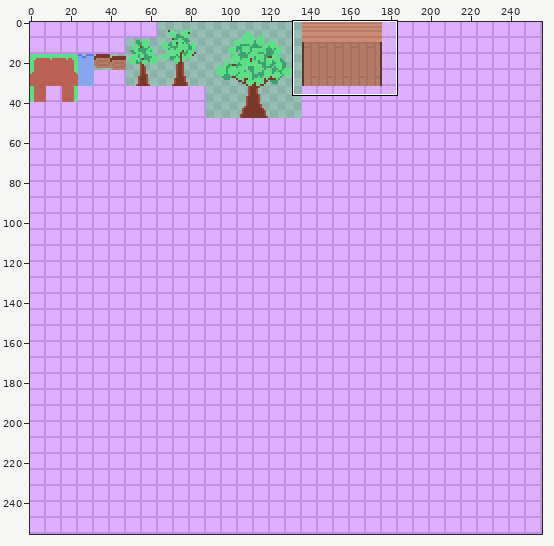
Sprite sheet -- assets.png. Above: a wide view before the commit, with the close-up outlined.
Close-up. Old version:
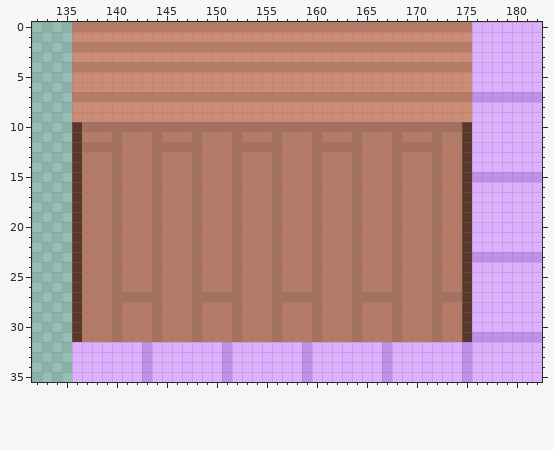
The file is 256x256 pixels. Colours within 5 levels of each other are drawn and written as one. Shown: x 132..182, y 0..35.
Now the later version:
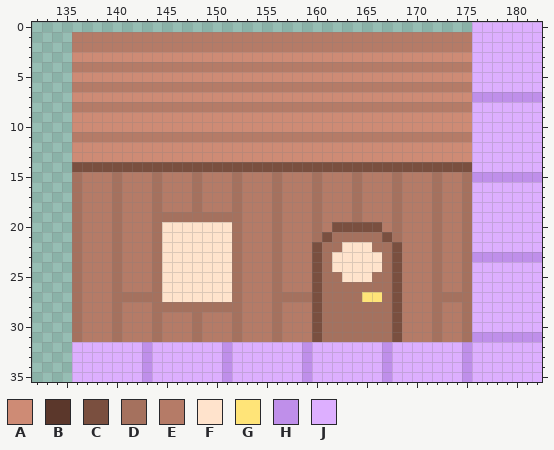
Palette (. is transparent): A #ce8b75  B #5b372b  C #7a4f3f  D #a5715e  E #b57b67  F #ffe3cc  G #ffe478  H #bf8fea  J #ddafff
Edits made:
y 0: x 136..175 EEEEEEEEEEEEEEEEEEEEEEEEEEEEEEEEEEEEEEEE -> ........................................
y 1: x 136..175 AAAAAAAAAAAAAAAAAAAAAAAAAAAAAAAAAAAAAAAA -> EEEEEEEEEEEEEEEEEEEEEEEEEEEEEEEEEEEEEEEE
y 6: x 136..175 AAAAAAAAAAAAAAAAAAAAAAAAAAAAAAAAAAAAAAAA -> EEEEEEEEEEEEEEEEEEEEEEEEEEEEEEEEEEEEEEEE
y 7: x 136..175 EEEEEEEEEEEEEEEEEEEEEEEEEEEEEEEEEEEEEEEE -> AAAAAAAAAAAAAAAAAAAAAAAAAAAAAAAAAAAAAAAA
y 8: x 136..175 AAAAAAAAAAAAAAAAAAAAAAAAAAAAAAAAAAAAAAAA -> EEEEEEEEEEEEEEEEEEEEEEEEEEEEEEEEEEEEEEEE
y 10: x 136..175 BDDDDDDDDDDDDDDDDDDDDDDDDDDDDDDDDDDDDDDB -> AAAAAAAAAAAAAAAAAAAAAAAAAAAAAAAAAAAAAAAA
y 11: x 136 B -> E; x 140 D -> E; x 144 D -> E; x 148 D -> E; x 152 D -> E; x 156 D -> E; x 160 D -> E; x 164 D -> E; x 168 D -> E; x 172 D -> E; x 175 B -> E
y 12: x 136..175 BDDDDEEEDDDDDEEEDDDDDEEEDDDDDEEEDDDDDEEB -> AAAAAAAAAAAAAAAAAAAAAAAAAAAAAAAAAAAAAAAA
y 13: x 136..175 BEEEDEEEDEEEDEEEDEEEDEEEDEEEDEEEDEEEDEEB -> AAAAAAAAAAAAAAAAAAAAAAAAAAAAAAAAAAAAAAAA
y 14: x 136..175 BEEEDEEEDEEEDEEEDEEEDEEEDEEEDEEEDEEEDEEB -> CCCCCCCCCCCCCCCCCCCCCCCCCCCCCCCCCCCCCCCC
y 15..18: x 136 B -> D; x 175 B -> D
y 19: x 136 B -> D; x 145..147 EEE -> DDD; x 149..151 EEE -> DDD; x 175 B -> D
y 20: x 136 B -> D; x 145..151 EEEDEEE -> FFFFFFF; x 162..166 EEDEE -> CCCCC; x 175 B -> D
y 21: x 136 B -> D; x 145..151 EEEDEEE -> FFFFFFF; x 161..163 EEE -> CDD; x 165..167 EEE -> DDC; x 175 B -> D
y 22: x 136 B -> D; x 145..151 EEEDEEE -> FFFFFFF; x 160..168 DEEEDEEED -> CDDFFFDDC; x 175 B -> D
y 23..24: x 136 B -> D; x 145..151 EEEDEEE -> FFFFFFF; x 160..168 DEEEDEEED -> CDFFFFFDC; x 175 B -> D
y 25: x 136 B -> D; x 145..151 EEEDEEE -> FFFFFFF; x 160..168 DEEEDEEED -> CDDFFFDDC; x 175 B -> D
y 26: x 136 B -> D; x 145..151 EEEDEEE -> FFFFFFF; x 160..163 DEEE -> CDDD; x 165..168 EEED -> DDDC; x 175 B -> D
y 27: x 136 B -> D; x 145..151 EEEDDDD -> FFFFFFF; x 160..163 DEEE -> CDDD; x 165..166 DD -> GG; x 168 D -> C; x 175 B -> D
y 28: x 136 B -> D; x 145..147 EEE -> DDD; x 149..151 EEE -> DDD; x 160..163 DEEE -> CDDD; x 165..168 EEED -> DDDC; x 175 B -> D
y 29..31: x 136 B -> D; x 160..163 DEEE -> CDDD; x 165..168 EEED -> DDDC; x 175 B -> D
Where, in picture pixels (left, top, right, bottom), the same in both close-ups:
changed: (72, 22, 472, 42)
changed: (72, 82, 472, 342)
